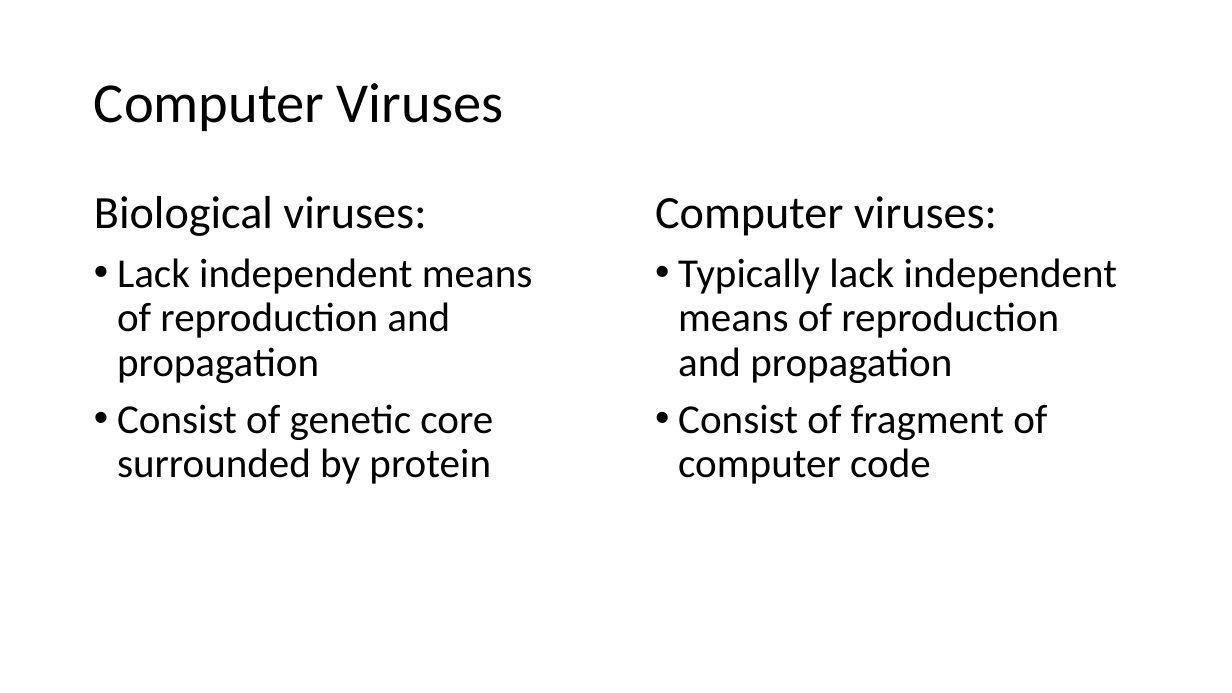
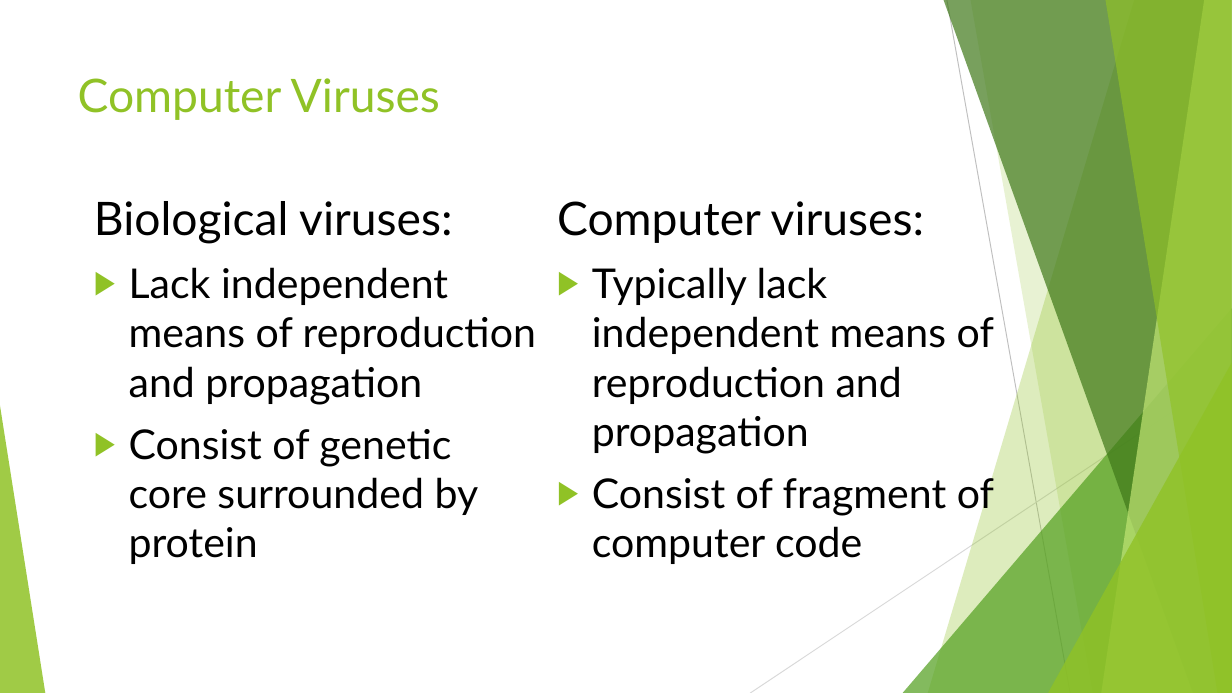
Before and after one commit to BenChurch/Fall2016, a slide deck: slide 23 of CISC879/ChapterPresentation/LectureSlidesCh8.pptx. Drawn at 1232x693 pixels with LibreOffice and Linux fonts; fonts in the diff are those of the drawing. Boxes give left, top, right and bottom in pixels: in the first picture for what was removed or moved away, otherwise in the second. Text is boxed around its words. In the diff, an @@ line names an element or a change of style, - is before the commit and + after.

```diff
--- a/CISC879/ChapterPresentation/LectureSlidesCh8.pptx
+++ b/CISC879/ChapterPresentation/LectureSlidesCh8.pptx
@@ title "Computer Viruses": place and size @@
-title "Computer Viruses" at (94,83,503,131)
+title "Computer Viruses" at (78,78,440,120)
@@ title "Computer Viruses" at (78,78,440,120): size 44 to 36 pt, font Calibri to Lato, text colour #000000 to #90C226; line spacing 0.9 to 1; vertical alignment middle to top @@
@@ text "Biological viruses:" at (94,201,536,564): font Calibri to Lato; line spacing 0.9 to 1; bullet • to ▶ @@
@@ text "Computer viruses:" at (557,201,994,564): font Calibri to Lato; line spacing 0.9 to 1; bullet • to ▶ @@
@@ text "Computer viruses:": place and size @@
-text "Computer viruses:" at (655,196,1117,484)
+text "Computer viruses:" at (557,201,994,564)
@@ group added at (0,0,1232,693): 5 freeform shapes, 3 triangles, 2 lines @@
```
Also in this commit, not shown: 40 other slides changed, 1 slide added, 6 slides removed, 1 other file.
